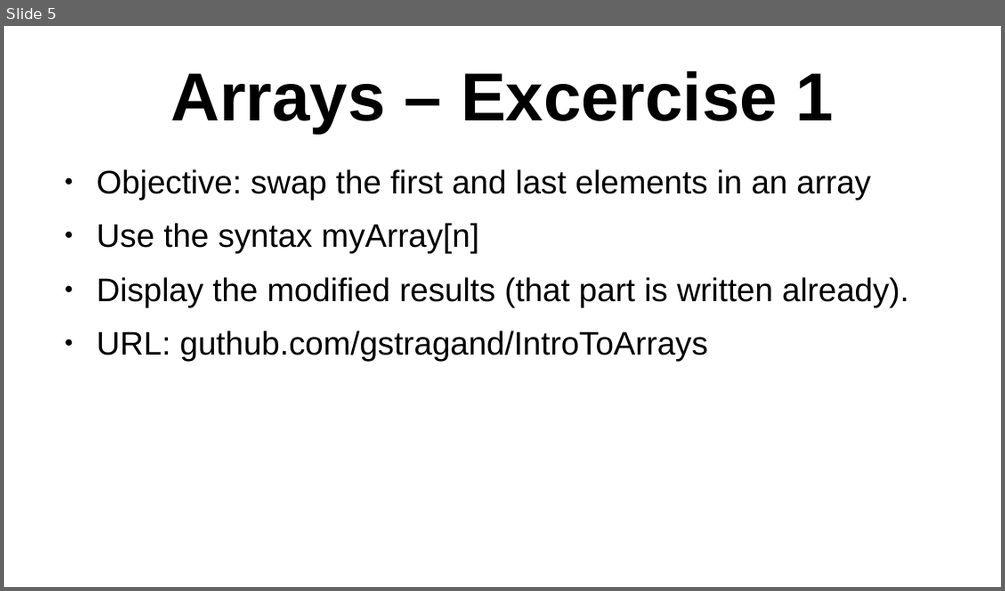
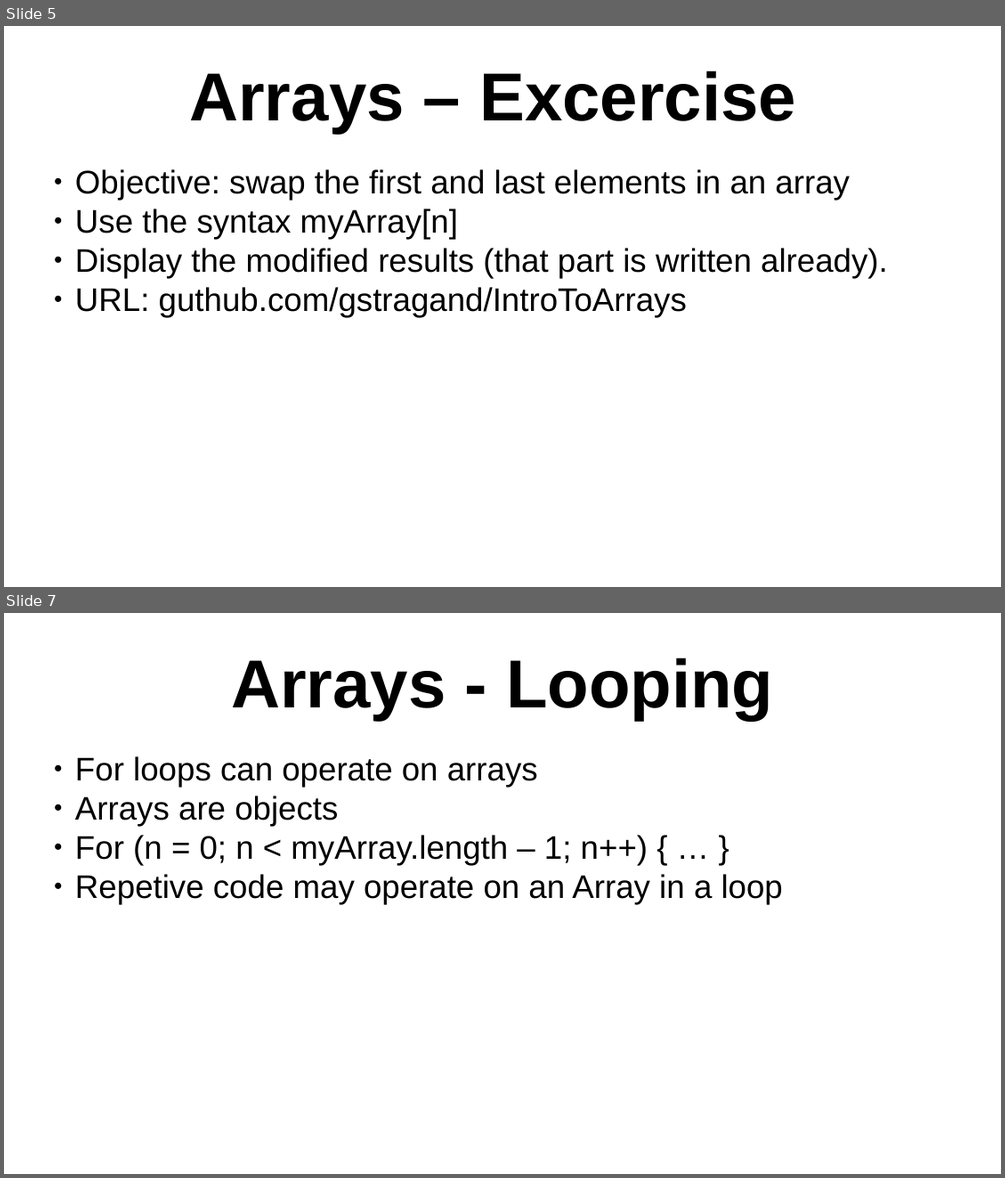
Before and after one commit to gstragand/IntroToArrays, a slide deck: Arrays.odp. Shown one above the other, each under a label of ours: slide 5 before the commit, slides 5 and 7 after it; the slides between them are not shown. The pictures are 1005x591 and 1005x1178 pixels, drawn with LibreOffice and Linux fonts; fonts in the diff are those of the drawing; background and template pictures are left out. Boxes give left, top, right and bottom in pixels: in the first picture for what was removed or moved away, otherwise in the second. Text is boxed around its words. In the diff, an @@ line names an element or a change of style, - is before the commit and + after.

```diff
--- a/Arrays.odp
+++ b/Arrays.odp
@@ slide 7 added at [4,613,1001,1174], background picture (left out) @@
@@ text added at [231,657,773,721], 54 pt, text #000000, bold @@
+Arrays - Looping
@@ text added at [75,756,783,904], 26 pt, text #000000 @@
+● For loops can operate on arrays
+● Arrays are objects
+● For (n = 0; n < myArray.length – 1; n++) { … }
+● Repetive code may operate on an Array in a loop
@@ slide 5 changed as well @@
@@ text at [189,70,796,134]: text changed @@
-Arrays – Excercise 1
+Arrays – Excercise
@@ text "Objective: swap the first and ..." at [75,169,888,317]: indent changed; less space between paragraphs @@
```
Also in this commit, not shown: 3 other slides changed, 3 other slides added.
